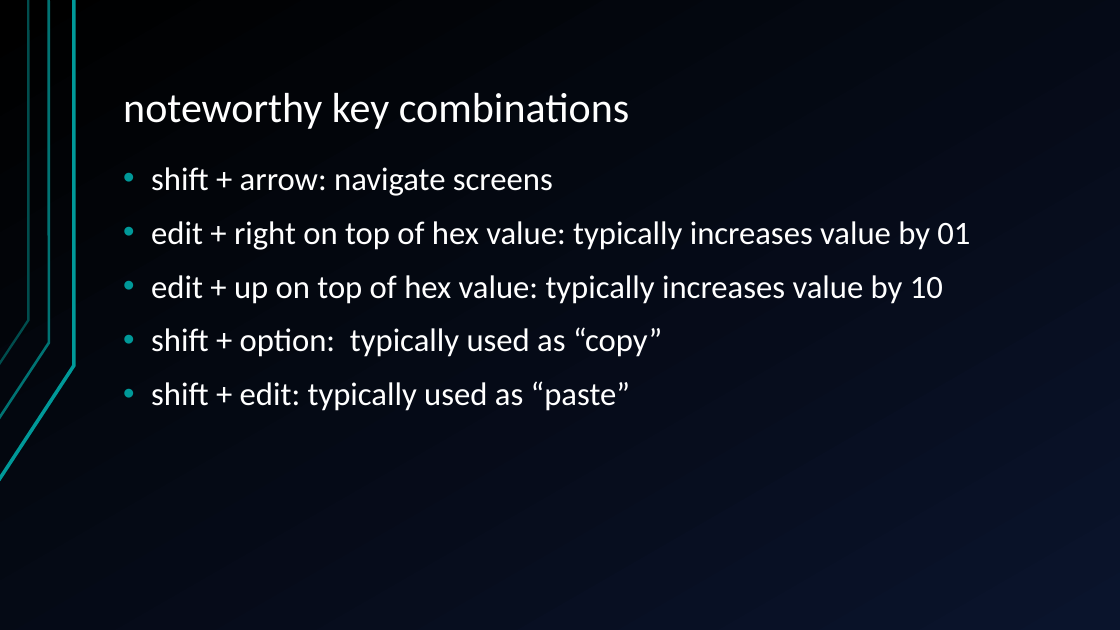
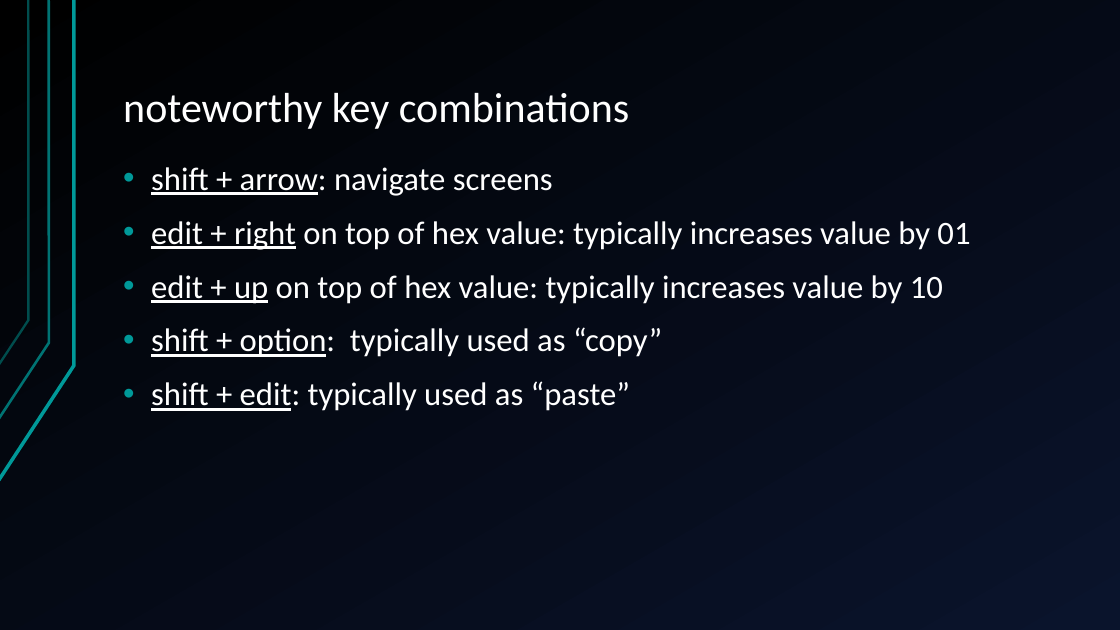
Before and after one commit to jegasus/m8-tracker-workshop, a slide deck: slide 15 of slides_v1.odp. Drawn at 1120x630 pixels with LibreOffice and Linux fonts; fonts in the diff are those of the drawing. Boxes give left, top, right and bottom in pixels: in the first picture for what was removed or moved away, otherwise in the second. Text is boxed around its words. In the diff, an @@ line names an element or a change of style, - is before the commit and + after.

```diff
--- a/slides_v1.odp
+++ b/slides_v1.odp
@@ text "shift + arrow: navigate screens" at [151, 167, 970, 411]: underline on in "shift + arrow:", "edit + right", "edit + up", "shift + option:" and 1 more places @@
```
Also in this commit, not shown: 4 other slides changed, 4 slides added, 1 slide removed.
